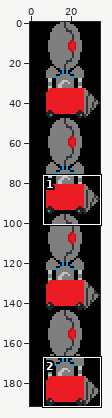
Two versions of one sprite sheet, sprites/driller.png. The first picture is a wide view before the edit; the outline marks the close-up.
Close-up. Old version:
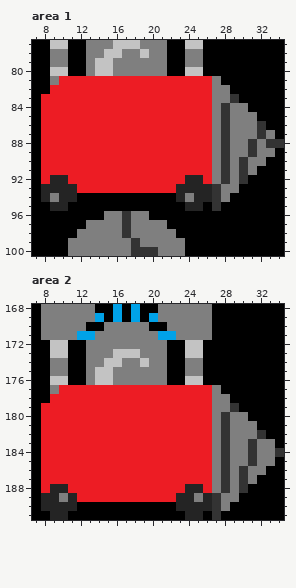
The file is 35x192 pixels. Shown: area 1: x 7..34, y 77..100; area 2: x 7..34, y 168..191.
Once edited:
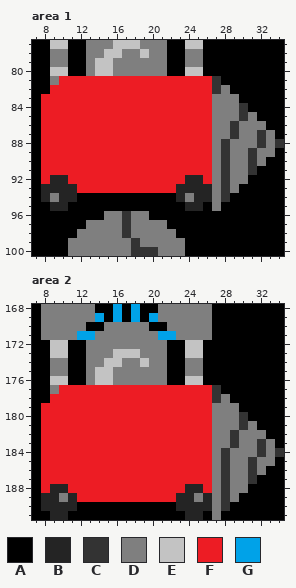
Palette (. is transparent): A #000000  B #242424  C #333333  D #7f7f7f  E #c3c3c3  F #ed1c24  G #00a2e8
Diff:
{"where": "area 1"}
{"y":81,"x":27,"old":"D","new":"C"}
{"y":82,"x":27,"old":"D","new":"C"}
{"y":83,"x":29,"old":"C","new":"D"}
{"y":84,"x":28,"old":"C","new":"D"}
{"y":84,"x":30,"old":"D","new":"C"}
{"y":85,"x":28,"old":"C","new":"D"}
{"y":85,"x":30,"old":"D","new":"C"}
{"y":86,"x":28,"old":"CD","new":"DC"}
{"y":86,"x":32,"old":"C","new":"D"}
{"y":87,"x":28,"old":"CD","new":"DC"}
{"y":88,"x":31,"old":"CDC","new":"DCD"}
{"y":90,"x":30,"old":"CD","new":"DC"}
{"y":91,"x":30,"old":"CD","new":"DC"}
{"y":92,"x":30,"old":"C","new":"D"}
{"y":93,"x":27,"old":"CD","new":"DC"}
{"y":94,"x":27,"old":"CD","new":"DC"}
{"y":95,"x":27,"old":"C","new":"D"}
{"where": "area 2"}
{"y":177,"x":27,"old":"D","new":"C"}
{"y":178,"x":27,"old":"D","new":"C"}
{"y":179,"x":29,"old":"C","new":"D"}
{"y":180,"x":28,"old":"C","new":"D"}
{"y":180,"x":30,"old":"D","new":"C"}
{"y":181,"x":28,"old":"C","new":"D"}
{"y":181,"x":30,"old":"D","new":"C"}
{"y":182,"x":28,"old":"CD","new":"DC"}
{"y":182,"x":32,"old":"C","new":"D"}
{"y":183,"x":28,"old":"CD","new":"DC"}
{"y":183,"x":31,"old":"CD","new":"DC"}
{"y":184,"x":31,"old":"CD","new":"DC"}
{"y":186,"x":30,"old":"CD","new":"DC"}
{"y":187,"x":30,"old":"CD","new":"DC"}
{"y":188,"x":30,"old":"C","new":"D"}
{"y":189,"x":27,"old":"CD","new":"DC"}
{"y":190,"x":27,"old":"CD","new":"DC"}
{"y":191,"x":27,"old":"C","new":"D"}
